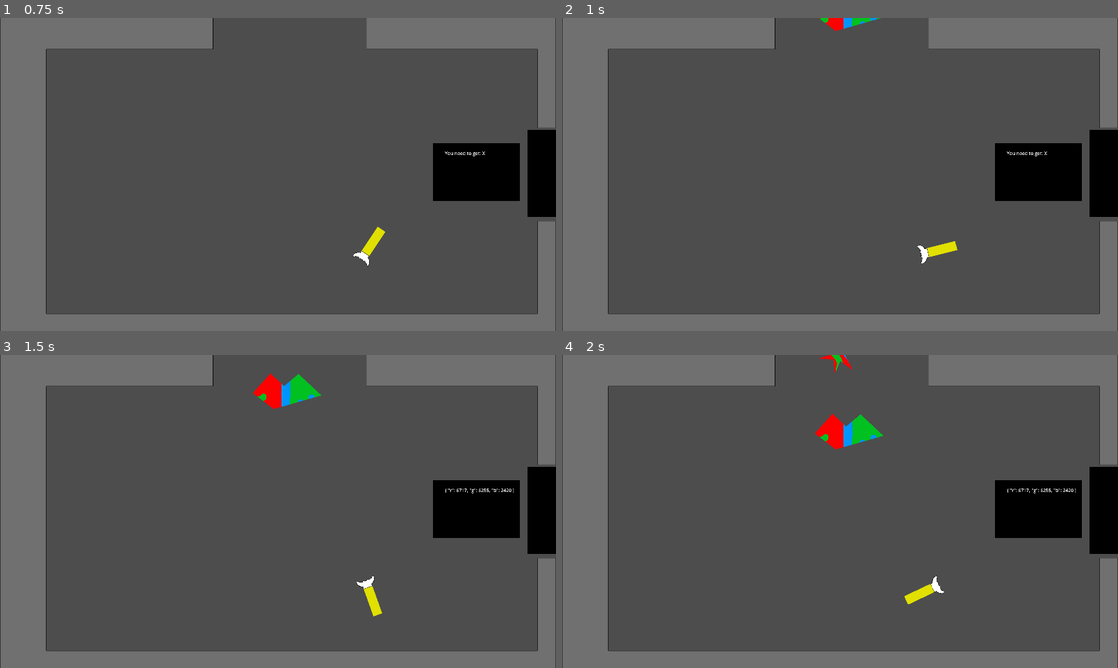
Above: before the commit, frames 1-4 (two rows, left to right).
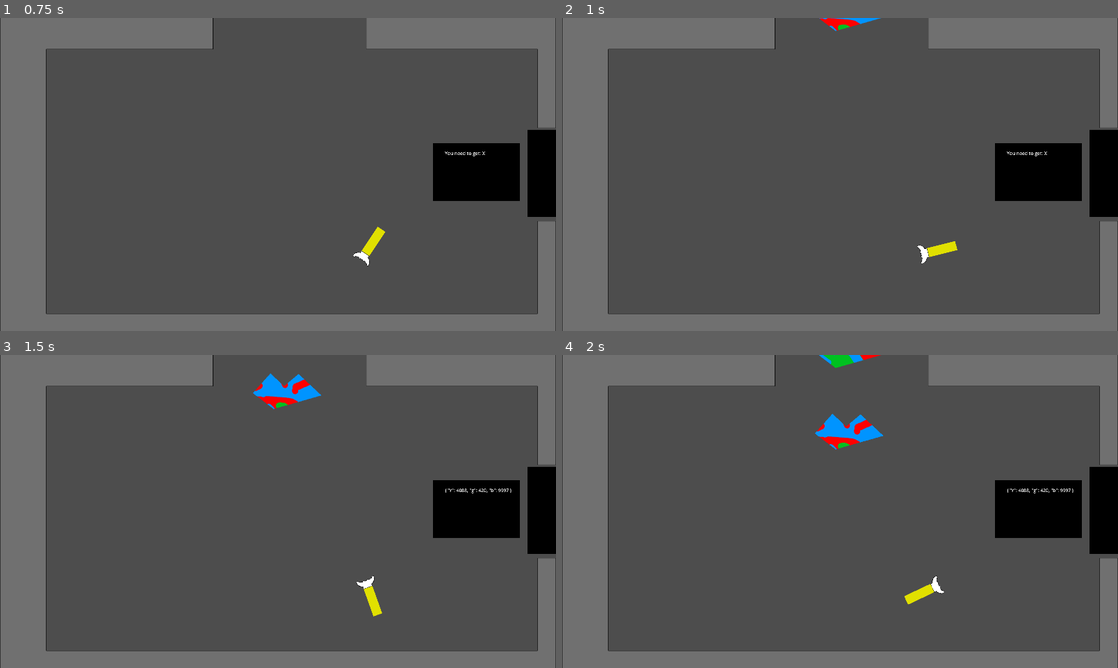
Above: after the commit, the same moments.

Repository: CWmain/SpaceJunkGame
Game: Godot game, scene res://Levels/main_level.tscn
The game is run twice, just before and just after one commit, with the same random seed, the same clock (stepped at 60 frames per second) and the same inputs.
Inputs (mouse positions are in pixels of both pictures, inside the frame that each line leads up to):
- Up to frame 1 (0.75 s): tap Enter at 0.5 s; move the mouse to (400, 158) at 0.52 s; hold D (TurnRight) from 0.53 s (still down); click (400, 158) at 0.6 s
- Up to frame 2 (1 s): keep holding D (TurnRight); tap W (Accelerate) at 0.77 s
- Up to frame 3 (1.5 s): keep holding D (TurnRight); move the mouse to (166, 527) at 1.27 s; tap S (Stop) at 1.35 s
- Up to frame 4 (2 s): keep holding D (TurnRight); tap W (Accelerate) at 1.52 s

Frame 1 is identical in both runs. In frame 2, 0.2% of the frame differs, in the area x 46-58%, y 0-5%; in frame 3, 0.7%; in frame 4, 0.9%, in the area x 45-93%, y 0-44%.

Commit message:
Made asteroid spawn with random textures based off of material noise texture

Diff:
--- a/Objects/asteroid/asteroid_spawner/asteroid_spawner.gd
+++ b/Objects/asteroid/asteroid_spawner/asteroid_spawner.gd
@@ -22,7 +22,9 @@
 	else:
 		newProperties = star.duplicate()
 
-
+	# Randomise the texture offset and rotation
+	newProperties.textureOffest = Vector2(round(Global.rng.randf_range(0,255)),round(Global.rng.randf_range(0,255)))
+	newProperties.textureRotation = round(Global.rng.randf_range(0,360))
 
 	#region Apply attributes to asteroid
 	print(newAsteroid.area)
